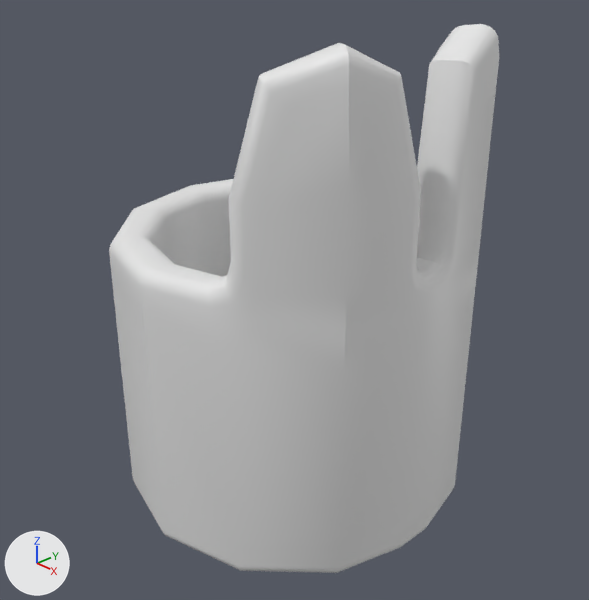
Two versions of the Blender file Data/Shaina/Blender/Decoration/Flowerpots.blend, one commit apart.
The view is the same before and after, from a 50 mm lens placed at (0.4, -0.376, 0.41), pointed at (0.007, -0.006, 0.155). Lighting does not change. The marker at lower left points along +X, +Y and +Z.

Names of what the first picture shows: 'Topf_06.001'.
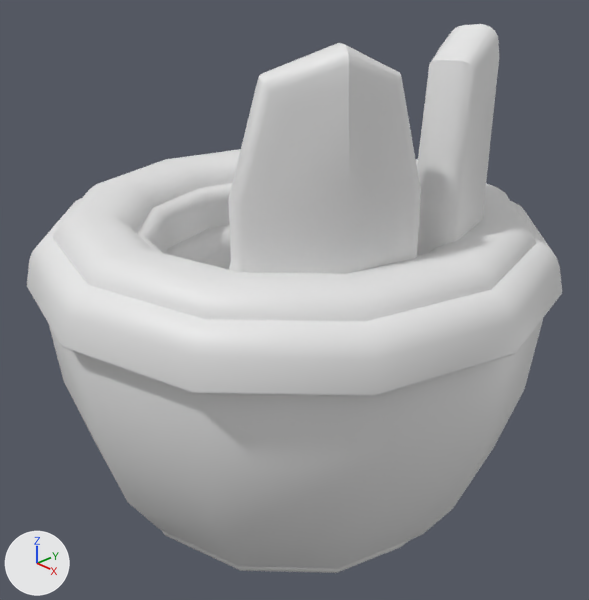
What the commit changed:
Object 'Topf_01.001' (ob_topf_01_001) is now shown.
Object 'Topf_03.001' (ob_topf_03_001) is now shown.
Object 'Topf_04.001' (ob_topf_04_001) is now shown.
Object 'Topf_05.001' (ob_topf_05_001) is now shown.

Location of each change, (x1, y1, x2, y2) in pixels of the pictures (589 x 600 px):
'Topf_03.001', shown: after (48, 319, 543, 569)
'Topf_04.001', shown: after (27, 198, 562, 416)
'Topf_01.001', shown: after (53, 149, 536, 321)
'Topf_05.001', shown: after (166, 225, 231, 270)
'Topf_06.001', unchanged, covered by the edit: before (109, 24, 499, 573); after (137, 24, 499, 573)
